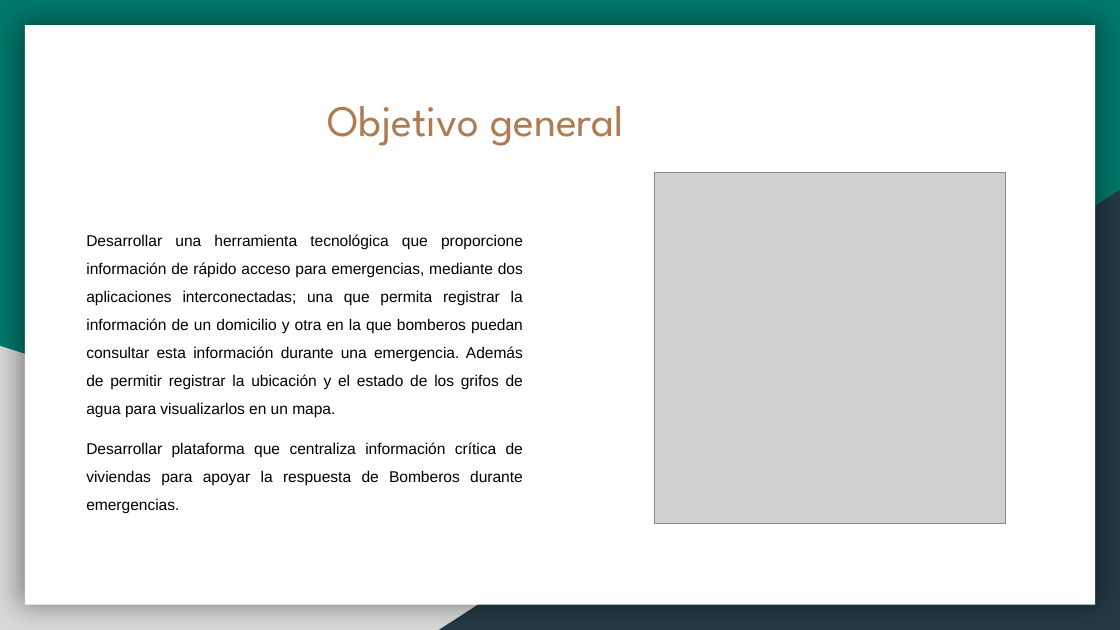
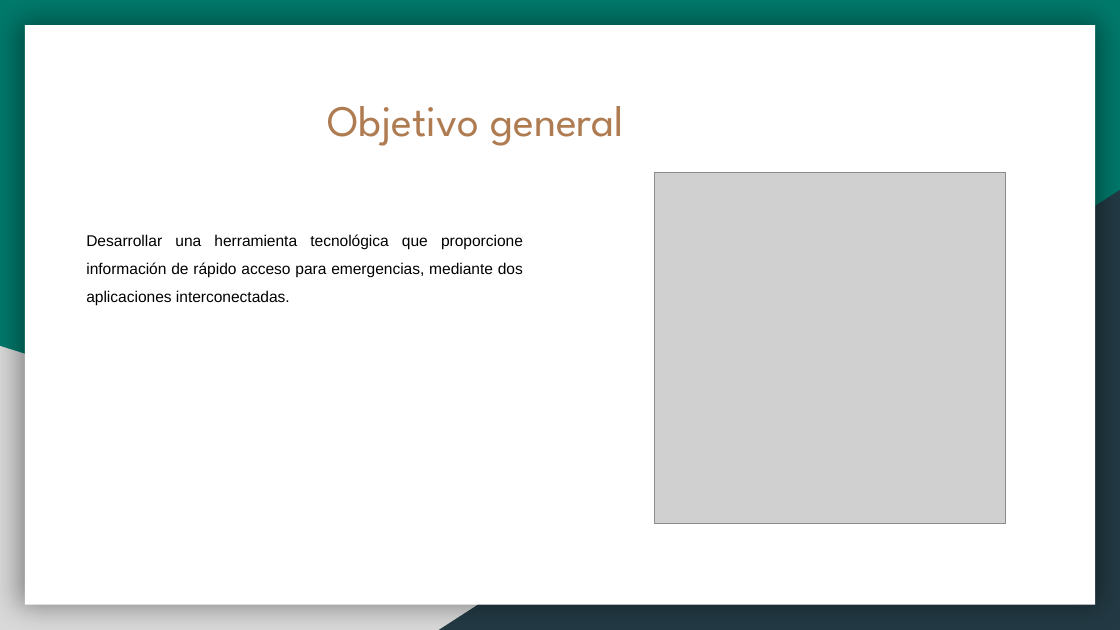
Before and after one commit to kfierroc/Capstone_G6_001, a slide deck: slide 6 of Fase 3/Presentación FINAL.pptx. Drawn at 1120x630 pixels with LibreOffice and Linux fonts; fonts in the diff are those of the drawing; grey boxes stand for pictures. Boxes give left, top, right and bottom in pixels: in the first picture for what was removed or moved away, otherwise in the second. Text is boxed around its words. In the diff, an @@ line names an element or a change of style, - is before the commit and + after.

Commit message:
Presentación final

```diff
--- a/Fase 3/Presentación FINAL.pptx
+++ b/Fase 3/Presentación FINAL.pptx
@@ text at [86,234,523,305]: text changed @@
-Desarrollar una herramienta tecnológica que proporcione información de rápido acceso para emergencias, mediante dos aplicaciones interconectadas; una que permita registrar la información de un domicilio y otra en la que bomberos puedan consultar esta información durante una emergencia. Además de permitir registrar la ubicación y el estado de los grifos de agua para visualizarlos en un mapa.
-Desarrollar plataforma que centraliza información crítica de viviendas para apoyar la respuesta de Bomberos durante emergencias.
+Desarrollar una herramienta tecnológica que proporcione información de rápido acceso para emergencias, mediante dos aplicaciones interconectadas.
```
Also in this commit, not shown: 2 other slides changed, 1 slide added, 1 slide removed, 20 other files.
